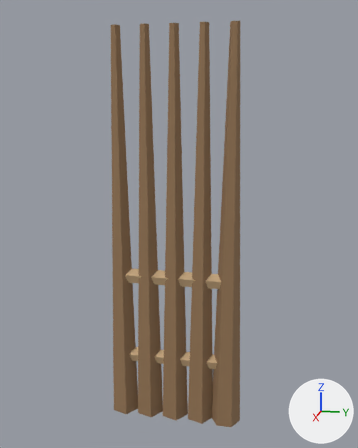
Before and after pictures for a commit that changed the glTF model assets/3d/models/palisade_04.glb.
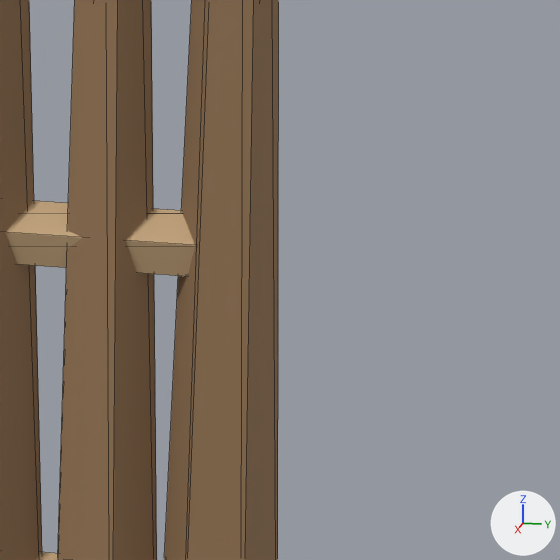
Each version appears first whole from a camera (50 mm lens) standing at (2.116, 0.194, 1.488) and looking at (-0.015, -0.232, 0.955), and next in a close-up on the part from 49% to 85% of the width and 50% to 79% of the height. The axes (+X, +Y, +Z) are drawn at lower right. The lights are the same throughout. The older version's two pictures come first. The close-ups show mesh edges as thin lines. Vertices at exactly the same position are counted once.

In view in the first close-up: 'palisade_04'.
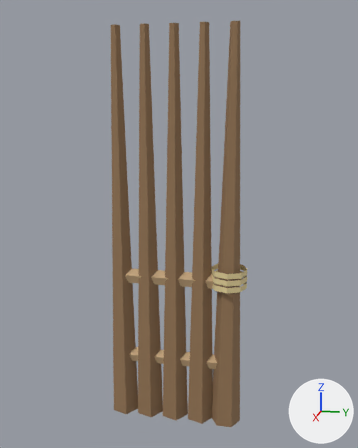
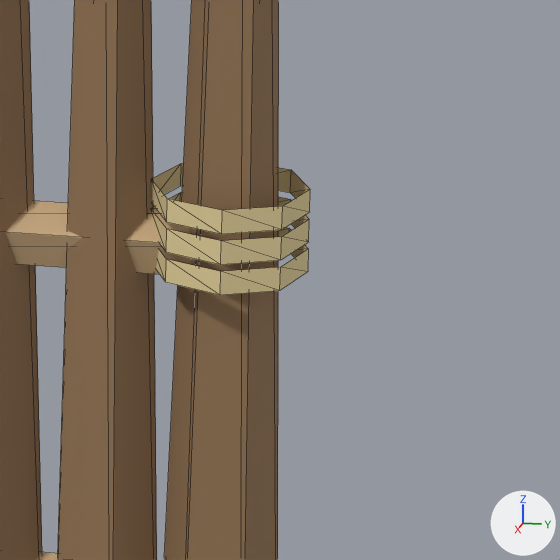
Edits to the bpy script that builds the scene:
```text
Add mat_thatch:
    mat_thatch = principled_material('thatch')
    mat_thatch.base_color = (0.78, 0.64, 0.33)  # beige #e5d19b
    mat_thatch.roughness = 0.85
Change me_palisade_04:
    used by ob_palisade_04; location = (0.0, 0.0, 0.0)
    remove me_palisade_04.from_pydata(...)  # 72 vertices, 116 faces; spans x -0.06..0.06, y -0.55..0.07, z 0.0..1.8
    add me_palisade_04.from_pydata(...)  # 120 vertices, 164 faces; spans x -0.08..0.08, y -0.55..0.08, z 0.0..1.8
    me_palisade_04 part 1: a new loose piece of 16 vertices spanning x -0.08..0.08, y -0.08..0.08, z 0.68..0.7, in mat_thatch (beige #e5d19b)
    me_palisade_04 part 2: a new loose piece of 16 vertices spanning x -0.08..0.08, y -0.08..0.08, z 0.71..0.73, in mat_thatch (beige #e5d19b)
    me_palisade_04 part 3: a new loose piece of 16 vertices spanning x -0.08..0.08, y -0.08..0.08, z 0.74..0.77, in mat_thatch (beige #e5d19b)
    other edits to the shape of me_palisade_04 do not show in these pictures
    add me_palisade_04.materials.append(mat_thatch)  # beige #e5d19b
```

Where the change shows, as pixel boxes [x1, y1, x2, y2] in the close-ups (560 x 560 px):
'palisade_04', reshaped
    before: [0, 0, 279, 560]
    after: [0, 0, 310, 560]
part 1 of me_palisade_04, added (beige)
    after: [156, 228, 308, 295]
part 2 of me_palisade_04, added (beige)
    after: [152, 192, 309, 265]
part 3 of me_palisade_04, added (beige)
    after: [152, 163, 310, 234]
